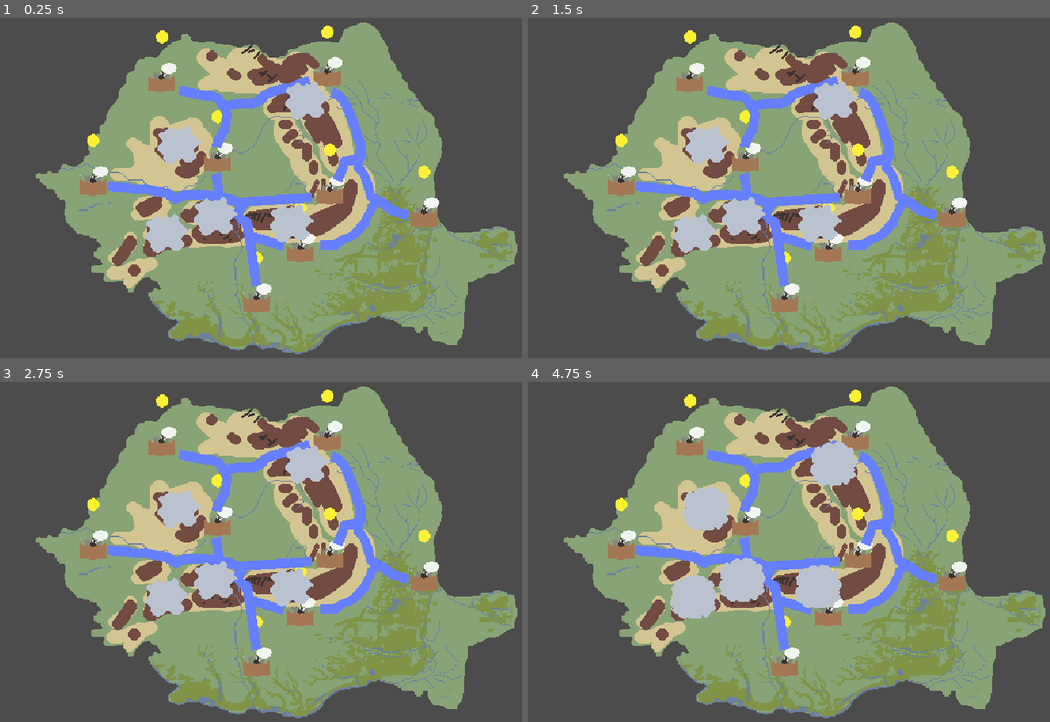
Above: before the commit, frames 1-4 (two rows, left to right).
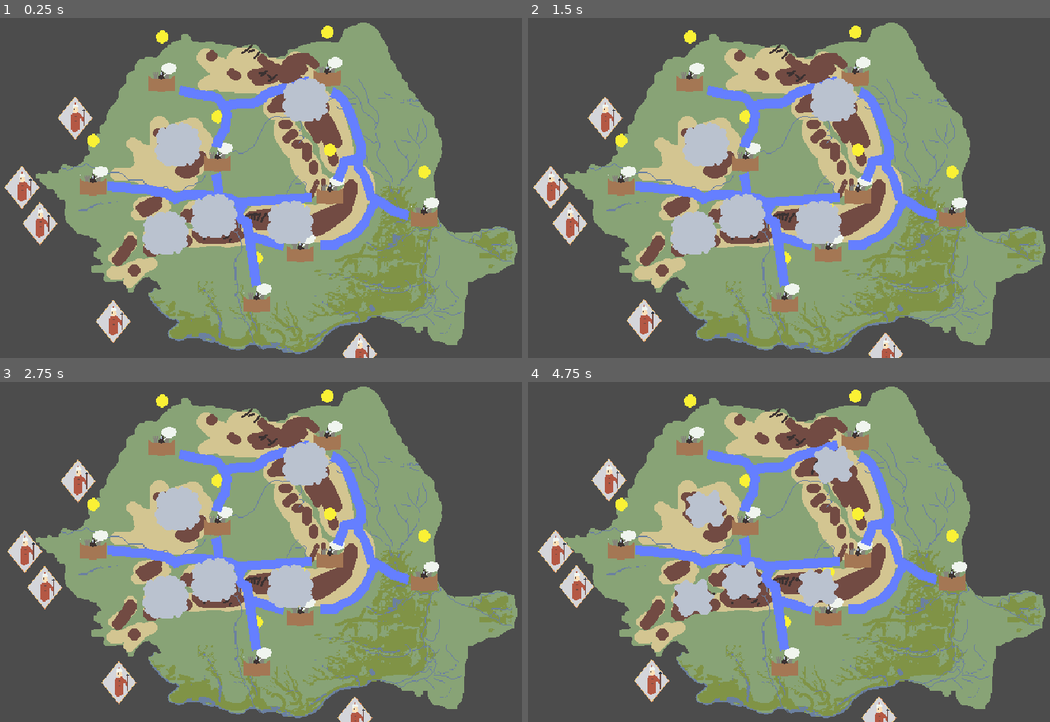
Above: after the commit, the same moments.

Repository: Bstylestuff/Solomonari
Game: Godot game, scene res://Screens/MainGame/World.tscn
Two runs of this game, one before a commit and one after it. Both use one fixed random seed, a clock stepped at 60 frames per second and the inputs below. This scene is started directly instead of the project's main scene.
Inputs (mouse positions are in pixels of both pictures, inside the frame that each line leads up to):
- Up to frame 1 (0.25 s): no input
- Up to frame 2 (1.5 s): move the mouse to (705, 143) at 0.52 s; click (705, 143) at 0.67 s; move the mouse to (689, 232) at 1.27 s; click (689, 232) at 1.42 s
- Up to frame 3 (2.75 s): move the mouse to (214, 579) at 2.02 s; click (214, 579) at 2.17 s
- Up to frame 4 (4.75 s): move the mouse to (830, 463) at 2.77 s; click (830, 463) at 2.92 s; move the mouse to (815, 586) at 3.52 s; click (815, 586) at 3.67 s; move the mouse to (616, 501) at 4.27 s; click (616, 501) at 4.42 s

The runs differ from the first frame. In frame 1, 3.4% of the frame differs, in the area x 0-73%, y 17-100%; in frame 2, 3.4%; in frame 3, 3.4%; in frame 4, 3.5%, in the area x 1-71%, y 17-100%.
Error before the commit: Parse Error: The identifier "rng" isn't declared in the current scope. (res://Enemies/enemy_spawner.gd:32)

Commit message:
works

Diff:
--- a/Cloud/Cloud.gd
+++ b/Cloud/Cloud.gd
@@ -8,14 +8,16 @@
 var path_to_folow=[]
 var my_owner=null
 export var  ttl = 200
-export var granulation = 18
+export var granulation = 1
+export var max_trail_length=15
 
 func _process(delta):
 	if path_to_folow.size() > 0:
 		if path_follow ==true:
 			if self.global_position.distance_to(path_to_folow[point_to_loffow])>4:
 				self.move_and_slide((-self.global_position+path_to_folow[point_to_loffow]).normalized()*50)
-
+			else:
+				$SnakeTrail.remove_point(0)
 
 	if point_to_loffow < path_to_folow.size() &&  self.global_position.distance_to(path_to_folow[point_to_loffow])<4 :
 		point_to_loffow +=1
@@ -26,20 +28,24 @@
 	if ttl<=0:
 		my_owner.im_dead()
 		self.queue_free()
-	$Line2D.global_position=Vector2(0,0)
+	$SnakeTrail.global_position=Vector2(0,0)
 
 func _input(event):
+	var position=get_global_mouse_position()
 	if event is InputEventMouseMotion && active==true:
+
 		if path_to_folow.size()==0:
-			path_to_folow.append(get_global_mouse_position())
-		if get_global_mouse_position().distance_to(path_to_folow[path_to_folow.size()-1])>granulation:
-			path_to_folow.append(get_global_mouse_position())
-			$Line2D.add_point(get_global_mouse_position())
+			path_to_folow.append(position)
+		if position.distance_to(path_to_folow[path_to_folow.size()-1])>granulation:
+			path_to_folow.append(position)
+			_progress_line(position)
 	if event is InputEventMouseButton:
 		if event.button_index == BUTTON_LEFT  and active==true and event.pressed==false:
 			active=false
+			#$SnakeTrail.clear_points()
 			mouse_over=false
 		if event.button_index == BUTTON_LEFT  and event.pressed and mouse_over==true :
+			#$SnakeTrail.clear_points()
 			path_to_folow.clear()
 			point_to_loffow=0
 			active =true
@@ -57,6 +63,8 @@
 		area.get_parent().rain(5)
 		ttl-=5
 
+
+
 func _on_Area2D_area_exited(area):
 	$AnimatedSprite.play("Idle")
 	$storm_avoid.enabled=true
@@ -67,13 +75,18 @@
 func _on_Area2D_mouse_exited():
 	mouse_over=false
 
+func _progress_line(position):
+	$SnakeTrail.add_point(position)
+	if($SnakeTrail.get_point_count()>max_trail_length):
+		pass
+		#$SnakeTrail.remove_point(0)
 
 func _on_AnimatedSprite_animation_finished():
 	if $AnimatedSprite.animation == "Attack":
 		for i in $Area2D.get_overlapping_areas():
 			if i!=null and i.is_in_group("enemies"):
 				i.get_parent().deal_damage()
-				ttl-=7
+				ttl-=4
 	elif $AnimatedSprite.animation == "Idle":
 		for i in $Area2D.get_overlapping_areas():
 			if i!=null and i.is_in_group("Town"):
--- a/Cloud/Cloud.tscn
+++ b/Cloud/Cloud.tscn
@@ -1,13 +1,14 @@
-[gd_scene load_steps=16 format=2]
+[gd_scene load_steps=17 format=2]
 
 [ext_resource path="res://Cloud/Art/Visual/Lightning.png" type="Texture" id=1]
 [ext_resource path="res://Cloud/Cloud.gd" type="Script" id=2]
+[ext_resource path="res://Cloud/Art/Visual/snek/tail.png" type="Texture" id=3]
 
 [sub_resource type="CircleShape2D" id=1]
 radius = 12.0
 
 [sub_resource type="Curve" id=13]
-_data = [ Vector2( 0.00796813, 1 ), 0.0, 0.0, 0, 0, Vector2( 1, 0 ), 0.0, 0.0, 0, 0 ]
+_data = [ Vector2( 0, 0 ), 0.0, -0.565315, 0, 0, Vector2( 1, 0.990991 ), -0.366031, 0.0, 0, 0 ]
 
 [sub_resource type="CircleShape2D" id=2]
 radius = 22.0227
@@ -75,9 +76,14 @@
 [node name="CollisionShape2D" type="CollisionShape2D" parent="Area2D"]
 shape = SubResource( 1 )
 
-[node name="Line2D" type="Line2D" parent="."]
+[node name="SnakeTrail" type="Line2D" parent="."]
 width_curve = SubResource( 13 )
-default_color = Color( 0.4, 0.501961, 1, 1 )
+default_color = Color( 1, 1, 1, 1 )
+texture = ExtResource( 3 )
+texture_mode = 1
+joint_mode = 2
+end_cap_mode = 2
+antialiased = true
 
 [node name="CollisionShape2D" type="CollisionShape2D" parent="."]
 shape = SubResource( 2 )
@@ -85,7 +91,6 @@
 [node name="AnimatedSprite" type="AnimatedSprite" parent="."]
 frames = SubResource( 11 )
 animation = "Idle"
-frame = 2
 playing = true
 
 [node name="storm_avoid" type="NavigationPolygonInstance" parent="."]
--- a/Enemies/enemy_spawner.gd
+++ b/Enemies/enemy_spawner.gd
@@ -7,6 +7,8 @@
 var enemy_data = {"turk": {"img":"res://Enemies/Enemy1/Art/Visual/turk.png", "speed":120, "hp":5}, "mag": {"img":"res:/ …(220 unchanged characters)…
 
 func _ready():
+	if(GameState.randomizer==null):
+		GameState.prep_rand()
 	var targ_res= enemy_data[enemy_id]
 	loaded_resource = load(enemy_data[enemy_id]["img"])
 	towns = get_tree().get_nodes_in_group("towns")
@@ -25,11 +27,12 @@
 	get_parent().get_node("enemy").add_child(new_enemy)
 
 func get_target():
+
 	var random_target = GameState.randomizer.randi_range(0,towns.size()-1)
 	return towns[random_target].global_position
 
 func i_died():
-	$Timer.set_wait_time(rng.randi_range(10,25))
+	$Timer.set_wait_time(GameState.randomizer.randi_range(10,25))
 	$Timer.start(0)
 	pass
 
--- a/Screens/MainGame/World.tscn
+++ b/Screens/MainGame/World.tscn
@@ -145,18 +145,23 @@
 
 [node name="Node2D" parent="." instance=ExtResource( 5 )]
 position = Vector2( -245, 39 )
+enemy_id = "turk"
 
 [node name="Node2D2" parent="." instance=ExtResource( 5 )]
 position = Vector2( -264, 0 )
+enemy_id = "mag"
 
 [node name="Node2D3" parent="." instance=ExtResource( 5 )]
 position = Vector2( -168, 142 )
+enemy_id = "tatar"
 
 [node name="Node2D4" parent="." instance=ExtResource( 5 )]
 position = Vector2( -208, -72 )
+enemy_id = "rus"
 
 [node name="Node2D5" parent="." instance=ExtResource( 5 )]
 position = Vector2( 92, 176 )
+enemy_id = "turk"
 
 [node name="Node2D6" parent="." instance=ExtResource( 3 )]
 position = Vector2( -101, -44 )
Binary file added: Cloud/Art/Visual/snek/tail.aseprite
Binary file added: Cloud/Art/Visual/snek/tail.png
Not shown, added: Cloud/Art/Visual/snek/tail.png.import
